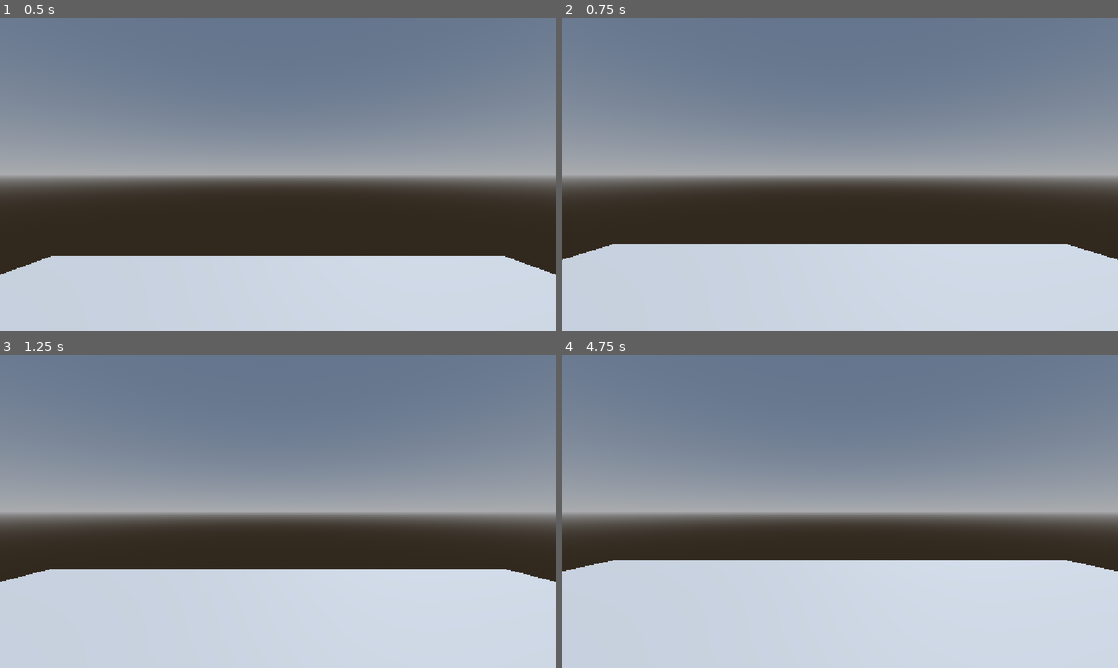
Above: before the commit, frames 1-4 (two rows, left to right).
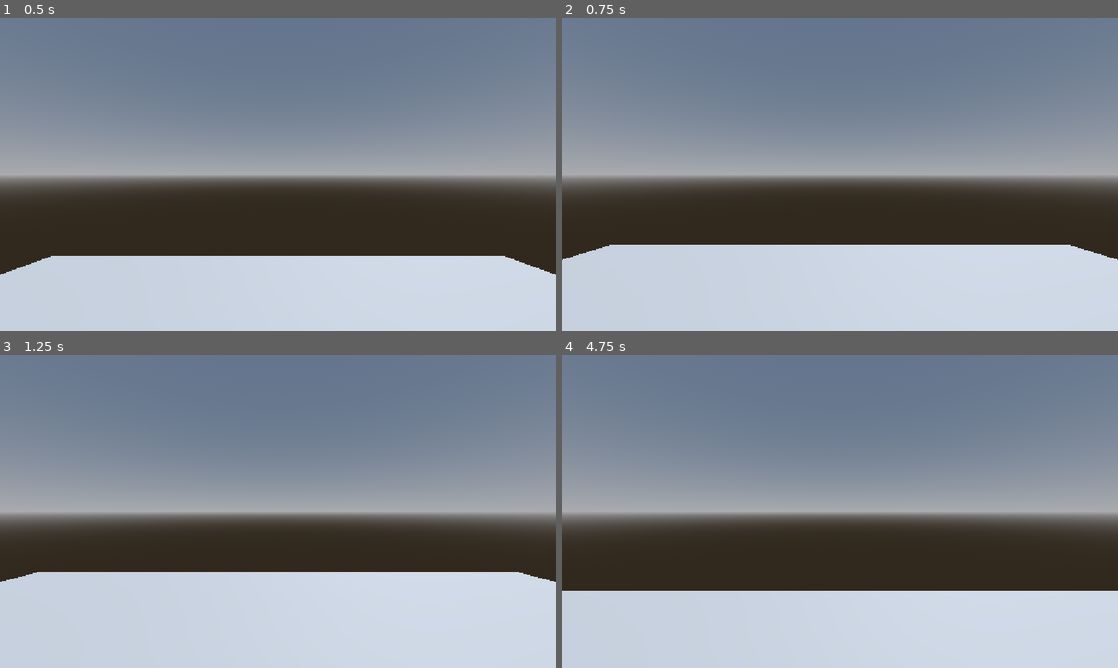
Above: after the commit, the same moments.

Repository: Kioshi-the-Proto/The-Last-Shift
Game: Godot game, scene res://world.tscn
The game is run twice, just before and just after one commit, with the same random seed, the same clock (stepped at 60 frames per second) and the same inputs.
Inputs:
- Up to frame 1 (0.5 s): no input
- Up to frame 2 (0.75 s): tap Enter (ui_accept) at 0.5 s; hold W (up) from 0.53 s (still down)
- Up to frame 3 (1.25 s): keep holding W (up); tap Enter (ui_accept) at 0.77 s
- Up to frame 4 (4.75 s): keep holding W (up); tap Enter (ui_accept) at 1.25, 1.52, 2, 2.75, 3.02, 3.5, 3.77, 4.25, 4.52 s

Frame 1 is identical in both runs. In frame 2, 0.2% of the frame differs, in the area x 9-91%, y 72-73%; in frame 3, 0.7%; in frame 4, 9.4%, in the area x 0-100%, y 65-76%.
Error before the commit: Invalid access to property or key 'transfrom' on a base object of type 'Node3D'. (res://character_body_3d.gd:23)

Commit message:
fixed godot movement error

Diff:
--- a/character_body_3d.gd
+++ b/character_body_3d.gd
@@ -7,6 +7,7 @@
 const SENSITIVITY = 0.005
 @onready var head = $Head
 @onready var cam = $Head/Camera3D
+
 
 func _physics_process(delta: float) -> void:
 	# Add the gravity.
@@ -20,7 +21,7 @@
 	# Get the input direction and handle the movement/deceleration.
 	# As good practice, you should replace UI actions with custom gameplay actions.
 	var input_dir := Input.get_vector("left", "right", "up", "down")
-	var direction = (head.transfrom.basic*Vector3(input_dir.x,0,input_dir.y))
+	var direction = (head.transform.basis*Vector3(input_dir.x,0,input_dir.y,))
 	if direction:
 		velocity.x = direction.x * SPEED
 		velocity.z = direction.z * SPEED
